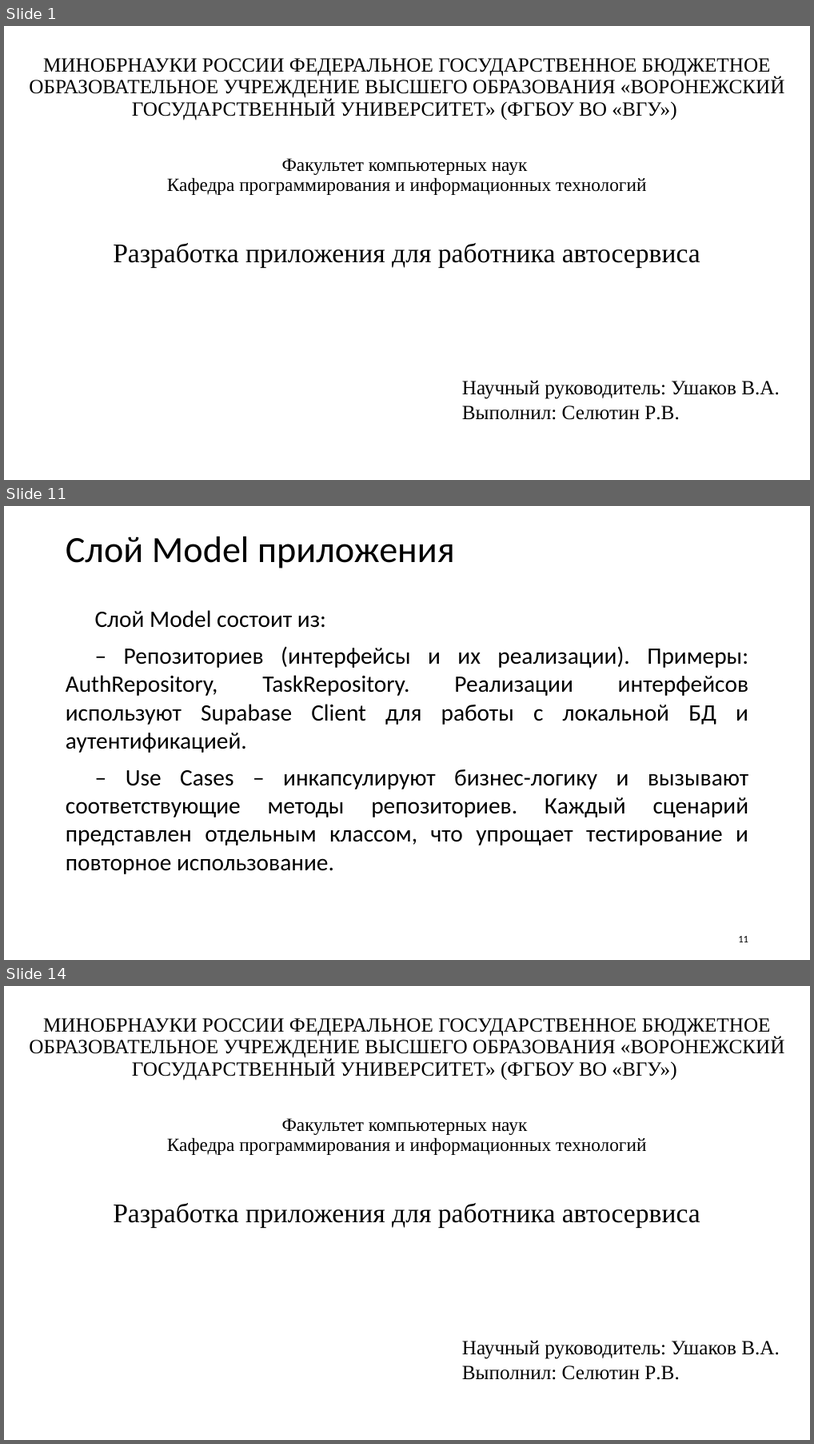
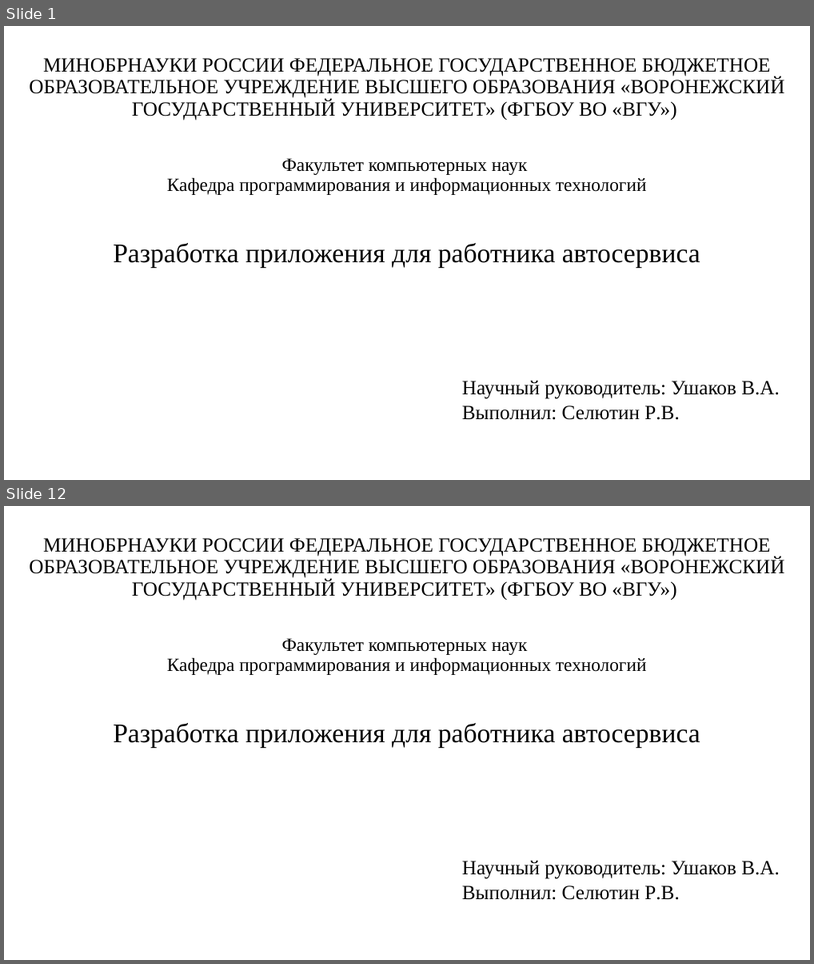
Before and after one commit to Hytakoe/ServiceWorkerApp, a slide deck: Селютин_Р_В_приложение_работника_автосервиса.pptx. Shown one above the other, each under a label of ours: slides 1, 11 and 14 before the commit, slides 1 and 12 after it; the slides between them are not shown. The pictures are 814x1444 and 814x964 pixels, drawn with LibreOffice and Linux fonts; fonts in the diff are those of the drawing. Boxes give left, top, right and bottom in pixels: in the first picture for what was removed or moved away, otherwise in the second. Text is boxed around its words. In the diff, an @@ line names an element or a change of style, - is before the commit and + after.

```diff
--- a/Селютин_Р_В_приложение_работника_автосервиса.pptx
+++ b/Селютин_Р_В_приложение_работника_автосервиса.pptx
@@ slide 11 removed at [4,506,810,960], background #FFFFFF @@
@@ title removed at [66,536,455,568] @@
-Слой Model приложения
@@ text removed at [66,610,750,874] @@
-Слой Model состоит из:
-– Репозиториев (интерфейсы и их реализации). Примеры: AuthRepository, TaskRepository. Реализации интерфейсов используют Supabase Client для работы с локальной БД и аутентификацией.
-– Use Cases – инкапсулируют бизнес-логику и вызывают соответствующие методы репозиториев. Каждый сценарий представлен отдельным классом, что упрощает тестирование и повторное использование.
@@ page number removed at [738,936,749,942] @@
-11
@@ what was slide 14 is now slide 12 @@
```
Also in this commit, not shown: 8 slides changed, 2 slides added, 3 other slides removed, 4 other files.
